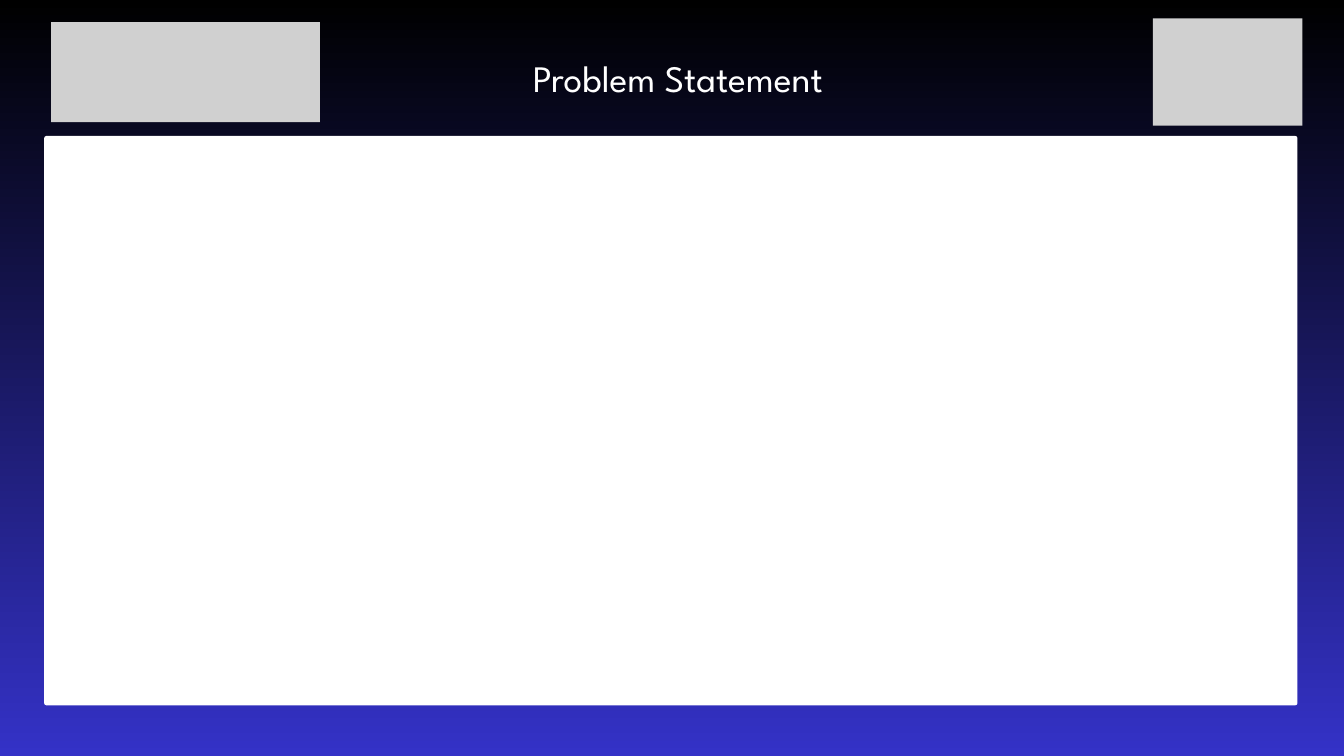
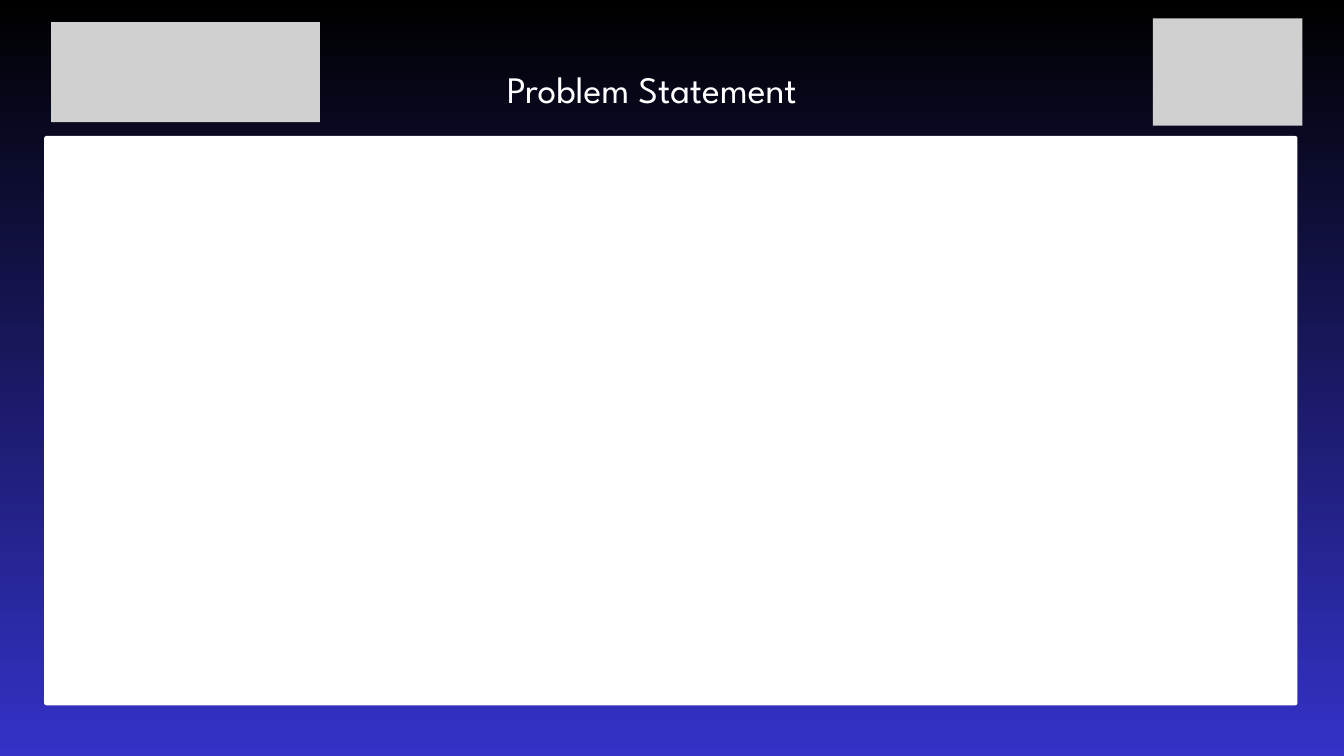
Before and after one commit to Balaji2424-sys/IEEE-SVC---IdeaRun-2026, a slide deck: slide 3 of assets/templates/IdeaRun2026-PPT-Template.pptx. Drawn at 1344x756 pixels with LibreOffice and Linux fonts; fonts in the diff are those of the drawing; grey boxes stand for pictures; background and template pictures are left out. Boxes give left, top, right and bottom in pixels: in the first picture for what was removed or moved away, otherwise in the second. Text is boxed around its words. In the diff, an @@ line names an element or a change of style, - is before the commit and + after.

```diff
--- a/assets/templates/IdeaRun2026-PPT-Template.pptx
+++ b/assets/templates/IdeaRun2026-PPT-Template.pptx
@@ text "Problem Statement": place and size @@
-text "Problem Statement" at [533, 66, 823, 93]
+text "Problem Statement" at [507, 77, 796, 104]
```
Also in this commit, not shown: 6 other slides changed.
